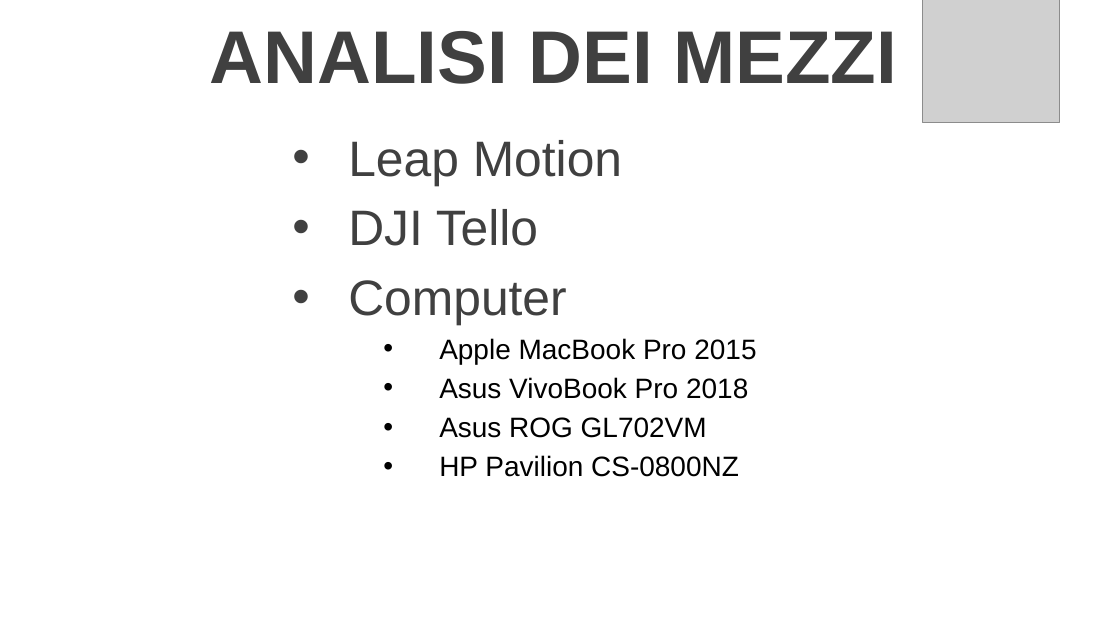
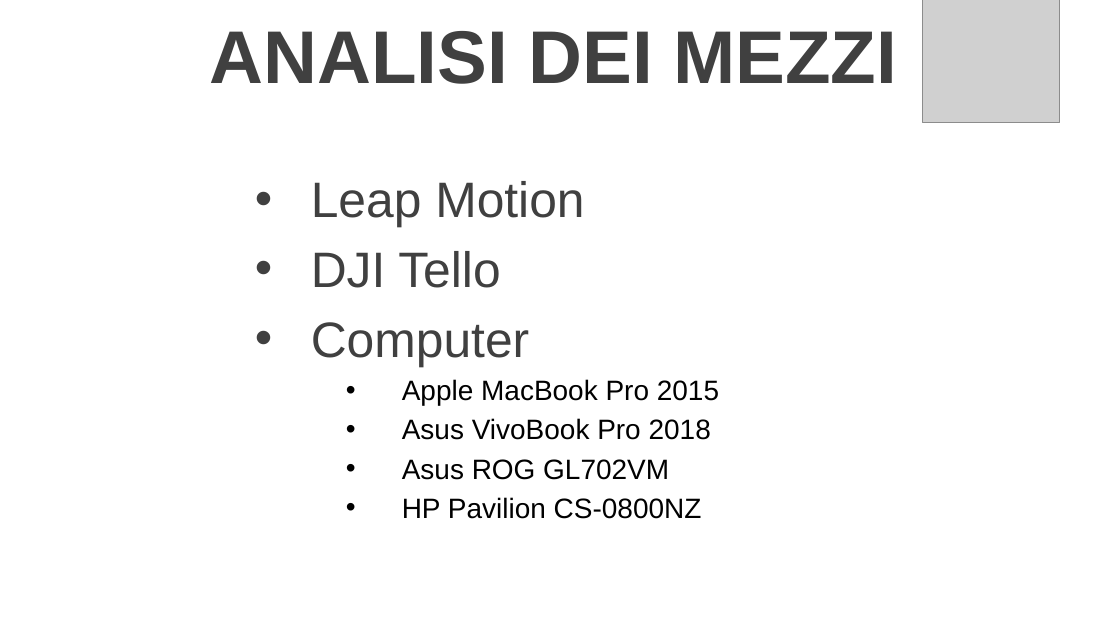
Before and after one commit to LuMug/DroneControlSystem, a slide deck: slide 6 of docs/Presentazione.pptx. Drawn at 1120x630 pixels with LibreOffice and Linux fonts; fonts in the diff are those of the drawing; grey boxes stand for pictures; background and template pictures are left out. Boxes give left, top, right and bottom in pixels: in the first picture for what was removed or moved away, otherwise in the second. Text is boxed around its words. In the diff, an @@ line names an element or a change of style, - is before the commit and + after.

```diff
--- a/docs/Presentazione.pptx
+++ b/docs/Presentazione.pptx
@@ text "Leap Motion" at (x1=311, y1=181, x2=719, y2=519): vertical alignment top to middle @@
```
Also in this commit, not shown: 10 other slides changed, 3 slides added.
